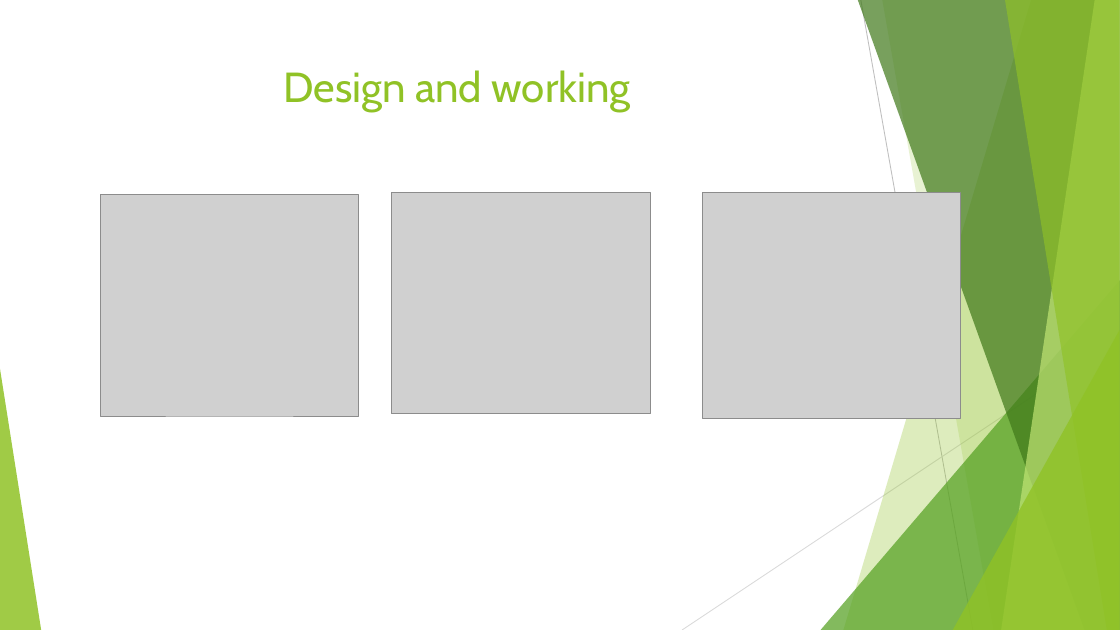
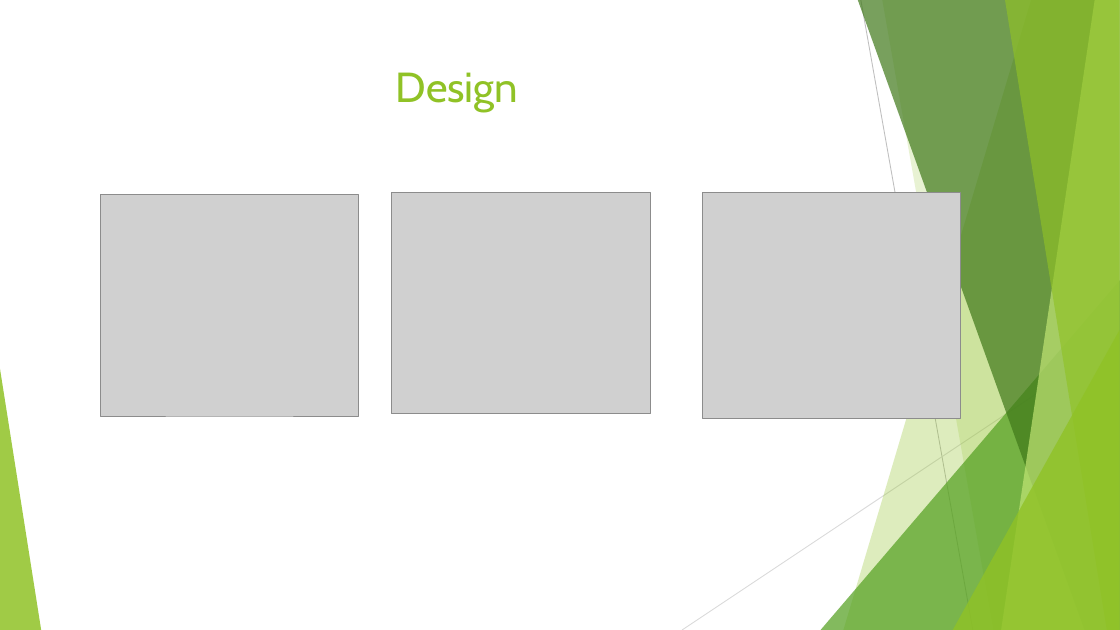
Before and after one commit to abhilashsaj/Customer-Assistance-Chatbot, a slide deck: slide 11 of CUSTOMER ASSISTANCE CHATBOT.pptx. Drawn at 1120x630 pixels with LibreOffice and Linux fonts; fonts in the diff are those of the drawing; grey boxes stand for pictures. Boxes give left, top, right and bottom in pixels: in the first picture for what was removed or moved away, otherwise in the second. Text is boxed around its words. In the diff, an @@ line names an element or a change of style, - is before the commit and + after.

```diff
--- a/CUSTOMER ASSISTANCE CHATBOT.pptx
+++ b/CUSTOMER ASSISTANCE CHATBOT.pptx
@@ title at <box>396,72,518,112</box>: text changed @@
-Design and working
+Design
```
Also in this commit, not shown: 1 other slide changed, 1 other file.
